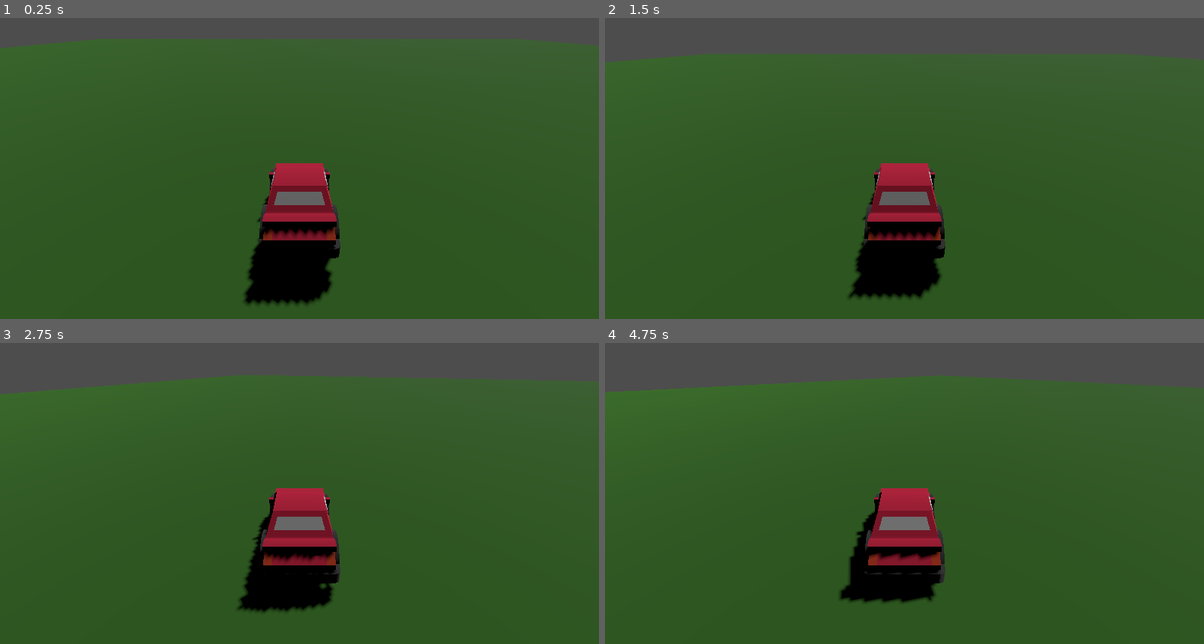
Above: before the commit, frames 1-4 (two rows, left to right).
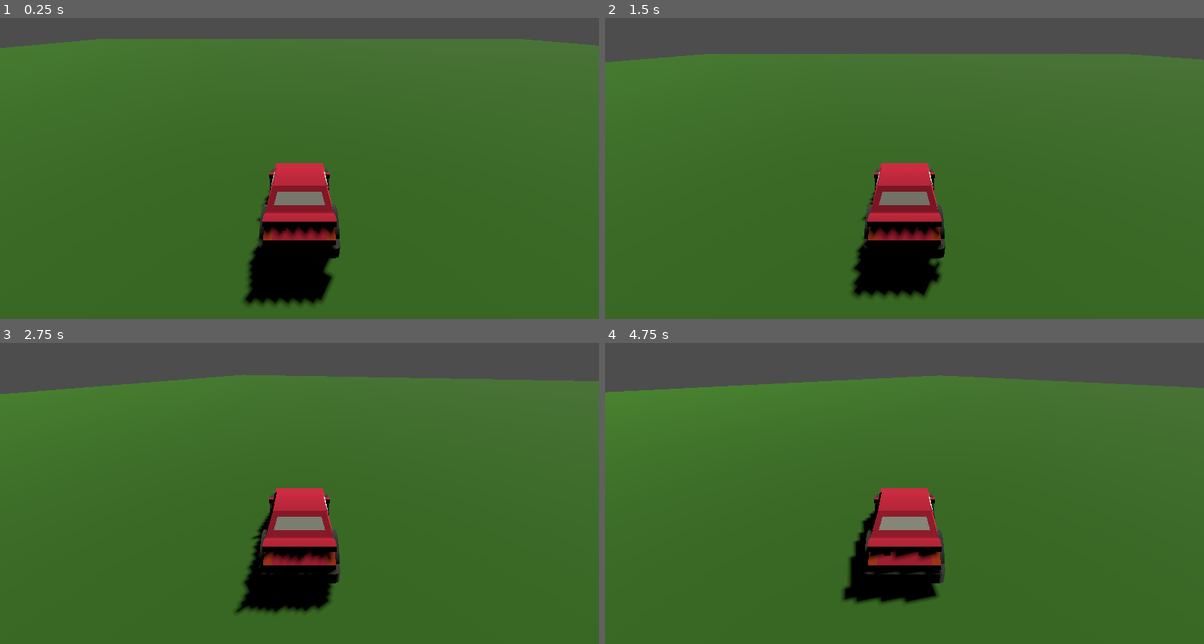
Above: after the commit, the same moments.

Repository: Pandahoro/DrivingProto
Game: Godot game, scene res://DrivingScene.tscn
The game is run twice, just before and just after one commit, with the same random seed, the same clock (stepped at 60 frames per second) and the same inputs.
Inputs:
- Up to frame 1 (0.25 s): no input
- Up to frame 2 (1.5 s): hold D (Right) 0.53-1.28 s; hold S (Back) from 1.28 s (still down)
- Up to frame 3 (2.75 s): release S (Back) at 2.03 s; hold D (Right) from 2.03 s (still down)
- Up to frame 4 (4.75 s): release D (Right) at 2.78 s; hold W (Forward) 2.78-3.53 s; hold A (Left) from 3.53 s (still down)

The runs differ from the first frame. In frame 1, 1.5% of the frame differs, in the area x 40-57%, y 48-97%; in frame 2, 1.8%, in the area x 40-57%, y 48-94%; in frame 3, 1.6%; in frame 4, 1.8%.

Commit message:
Update DrivingScene.tscn

Diff:
--- a/DrivingScene.tscn
+++ b/DrivingScene.tscn
@@ -13,6 +13,10 @@
 
 [node name="DirectionalLight3D" type="DirectionalLight3D" parent="."]
 transform = Transform3D(-0.866025, -0.433013, 0.25, 0, 0.5, 0.866025, -0.5, 0.75, -0.433013, 0, 0, 0)
+light_color = Color(1, 1, 0.905882, 1)
+light_energy = 1.485
+light_volumetric_fog_energy = 5.364
+light_angular_distance = 5.46
 shadow_enabled = true
 
 [node name="Floor" type="StaticBody3D" parent="."]
